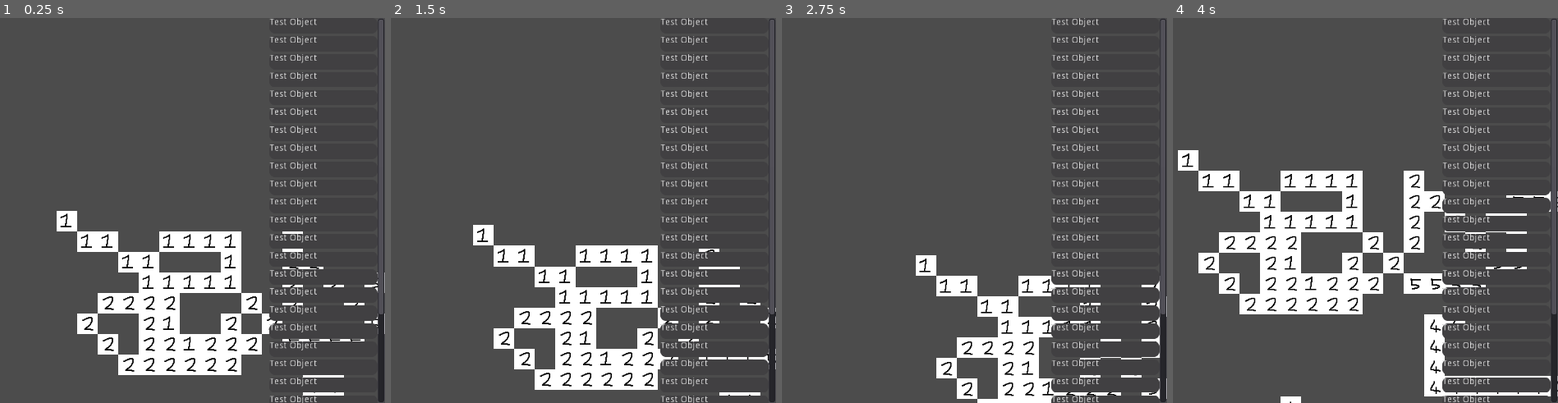
Above: before the commit, frames 1-4 (left to right).
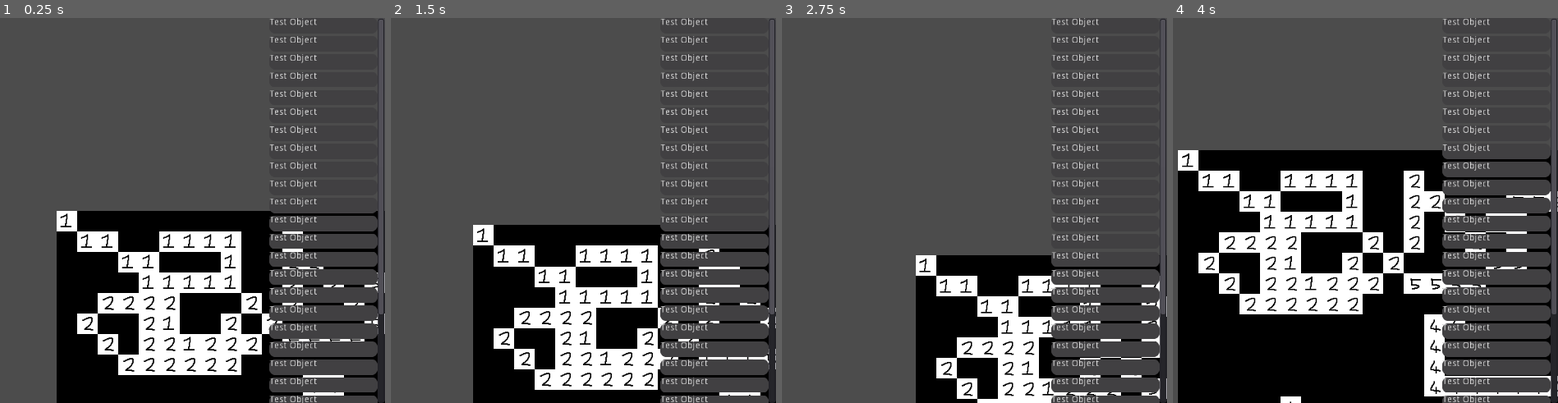
Above: after the commit, the same moments.

Repository: danielcannell/blockson
Game: Godot game, scene res://Splash.tscn
Two runs of this game, one before a commit and one after it. Both use one fixed random seed, a clock stepped at 60 frames per second and the inputs below.
Inputs (mouse positions are in pixels of both pictures, inside the frame that each line leads up to):
- Up to frame 1 (0.25 s): no input
- Up to frame 2 (1.5 s): tap Enter at 0.5 s; move the mouse to (591, 191) at 0.52 s; click (591, 191) at 0.67 s; tap Space at 1.25 s; drag from (outside the picture) to (414, 287) at 1.27 s
- Up to frame 3 (2.75 s): tap Enter at 2 s; move the mouse to (905, 125) at 2.02 s; click (905, 125) at 2.17 s
- Up to frame 4 (4 s): tap Space at 2.75 s; drag from (1196, 287) to (outside the picture) at 2.77 s; tap Enter at 3.5 s; move the mouse to (1427, 268) at 3.52 s; click (1427, 268) at 3.67 s

The runs differ from the first frame. In frame 1, 19% of the frame differs, in the area x 14-100%, y 50-100%; in frame 2, 14%; in frame 3, 8.6%; in frame 4, 33%, in the area x 1-100%, y 34-100%.

Commit message:
Fix input handling order

Diff:
--- a/Main.tscn
+++ b/Main.tscn
@@ -1,7 +1,8 @@
-[gd_scene load_steps=3 format=2]
+[gd_scene load_steps=4 format=2]
 
 [ext_resource path="res://UI/UI.tscn" type="PackedScene" id=1]
 [ext_resource path="res://Playfield/Playfield.tscn" type="PackedScene" id=2]
+[ext_resource path="res://Playfield/Playfield.gd" type="Script" id=3]
 
 [node name="Root" type="Node"]
 pause_mode = 1
@@ -9,4 +10,4 @@
 [node name="UI" parent="." instance=ExtResource( 1 )]
 
 [node name="Playfield" parent="." instance=ExtResource( 2 )]
-script = null
+script = ExtResource( 3 )
--- a/Playfield/Camera2D.gd
+++ b/Playfield/Camera2D.gd
@@ -20,7 +20,7 @@
     self.offset -= delta * self.zoom
 
 
-func _input(event):
+func _unhandled_input(event):
     if event is InputEventMouseButton:
         if event.is_pressed():
             # zoom in
--- a/Playfield/Playfield.gd
+++ b/Playfield/Playfield.gd
@@ -1,13 +1,19 @@
 extends Node2D
 
-# Declare member variables here. Examples:
-# var a = 2
-# var b = "text"
+onready var tilemap = find_node("TileMap")
 
-# Called when the node enters the scene tree for the first time.
 func _ready():
-    pass # Replace with function body.
+    print("HELLO WORLD")
 
-# Called every frame. 'delta' is the elapsed time since the previous frame.
-#func _process(delta):
-#    pass
+func get_tile_coord(viewport_pos):
+    var trans = tilemap.get_global_transform_with_canvas()
+    var local_pos = (viewport_pos - trans.get_origin()) / trans.get_scale()
+    return tilemap.world_to_map(local_pos)
+
+func _unhandled_input(event):
+    if event is InputEventMouseButton:
+        if not event.is_pressed():
+            print(get_tile_coord(event.position))
+    elif event is InputEventMouseMotion:
+        #print("mouse motion at: ", event.position)
+        pass
--- a/Playfield/Playfield.tscn
+++ b/Playfield/Playfield.tscn
@@ -1,18 +1,22 @@
-[gd_scene load_steps=4 format=2]
+[gd_scene load_steps=3 format=2]
 
-[ext_resource path="res://Playfield/Playfield.gd" type="Script" id=1]
-[ext_resource path="res://Playfield/Camera2D.gd" type="Script" id=2]
-[ext_resource path="res://art/tileset.tres" type="TileSet" id=3]
+[ext_resource path="res://Playfield/Camera2D.gd" type="Script" id=1]
+[ext_resource path="res://art/tileset.tres" type="TileSet" id=2]
 
 [node name="Playfield" type="Node2D"]
-script = ExtResource( 1 )
 
 [node name="Camera2D" type="Camera2D" parent="."]
 current = true
-script = ExtResource( 2 )
+script = ExtResource( 1 )
+
+[node name="ColorRect" type="ColorRect" parent="."]
+margin_right = 1024.0
+margin_bottom = 1024.0
+mouse_filter = 2
+color = Color( 0, 0, 0, 1 )
 
 [node name="TileMap" type="TileMap" parent="."]
-tile_set = ExtResource( 3 )
+tile_set = ExtResource( 2 )
 cell_size = Vector2( 32, 32 )
 format = 1
 tile_data = PoolIntArray( 0, 0, 0, 65537, 0, 0, 65538, 0, 0, 65541, 0, 0, 65542, 0, 0, 65543, 0, 0, 65544, 0, 0, 65547, …(1651 unchanged characters)…
